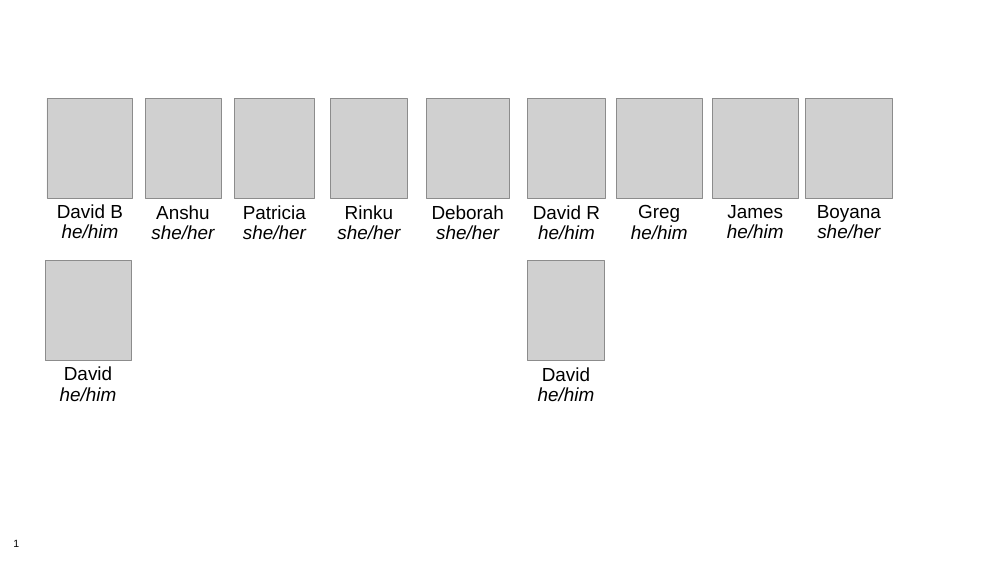
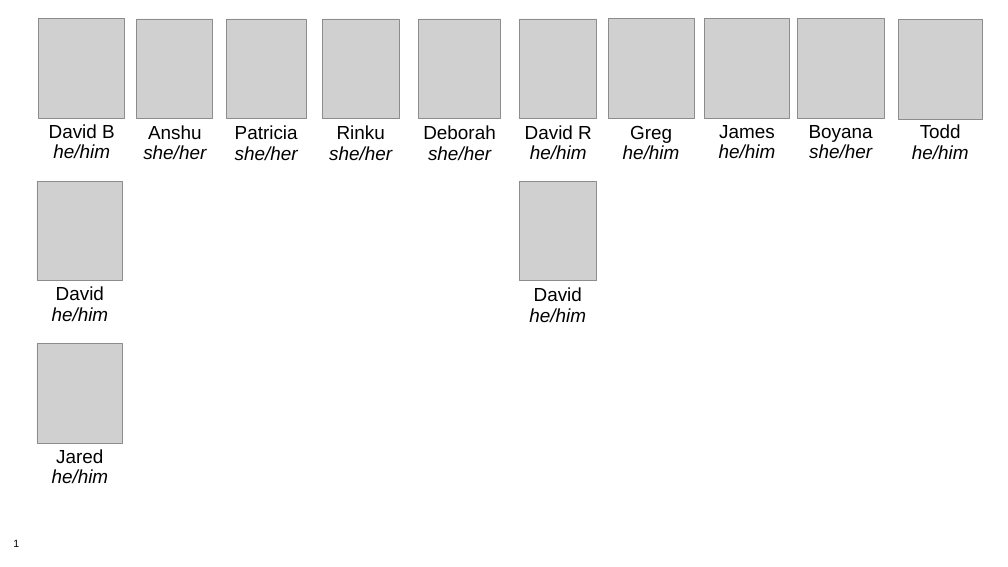
Before and after one commit to bssw-tutorial/presentations, a slide deck: slide 1 of head-shots/gallery.pptx. Drawn at 1008x567 pixels with LibreOffice and Linux fonts; fonts in the diff are those of the drawing; grey boxes stand for pictures; background and template pictures are left out. Boxes give left, top, right and bottom in pixels: in the first picture for what was removed or moved away, otherwise in the second. Text is boxed around its words. In the diff, an @@ line names an element or a change of style, - is before the commit and + after.

```diff
--- a/head-shots/gallery.pptx
+++ b/head-shots/gallery.pptx
@@ picture added at (898,20,983,119) @@
@@ text added at (912,124,969,160), 18 pt, text #000000, italic @@
+Todd
+he/him
@@ picture: place and size @@
-picture at (527,261,604,361)
+picture at (520,181,597,281)
@@ text "David": place and size @@
-text "David" at (60,366,117,402)
+text "David" at (52,286,109,322)
@@ 10 pictures, 10 texts: place and size @@
-10 pictures, 10 texts at (45,98,892,402)
+10 pictures, 10 texts at (37,19,884,323)
@@ picture added at (37,343,123,443) @@
@@ text added at (52,449,109,484), 18 pt, text #000000, italic @@
+Jared
+he/him
```
Also in this commit, not shown: 3 other files.
